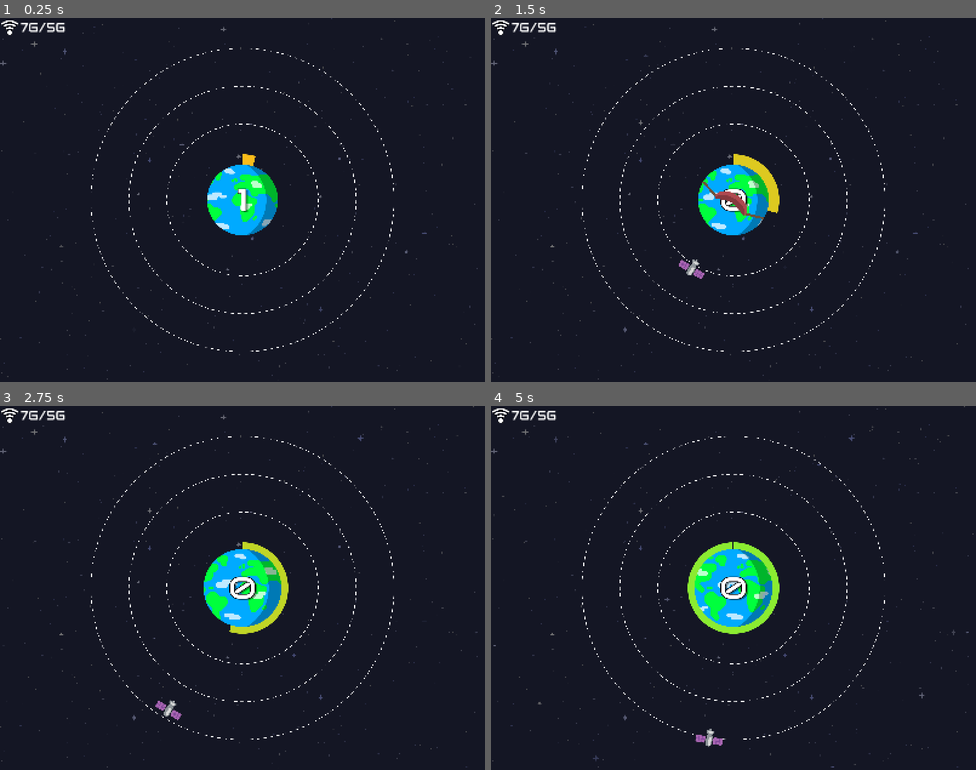
Above: before the commit, frames 1-4 (two rows, left to right).
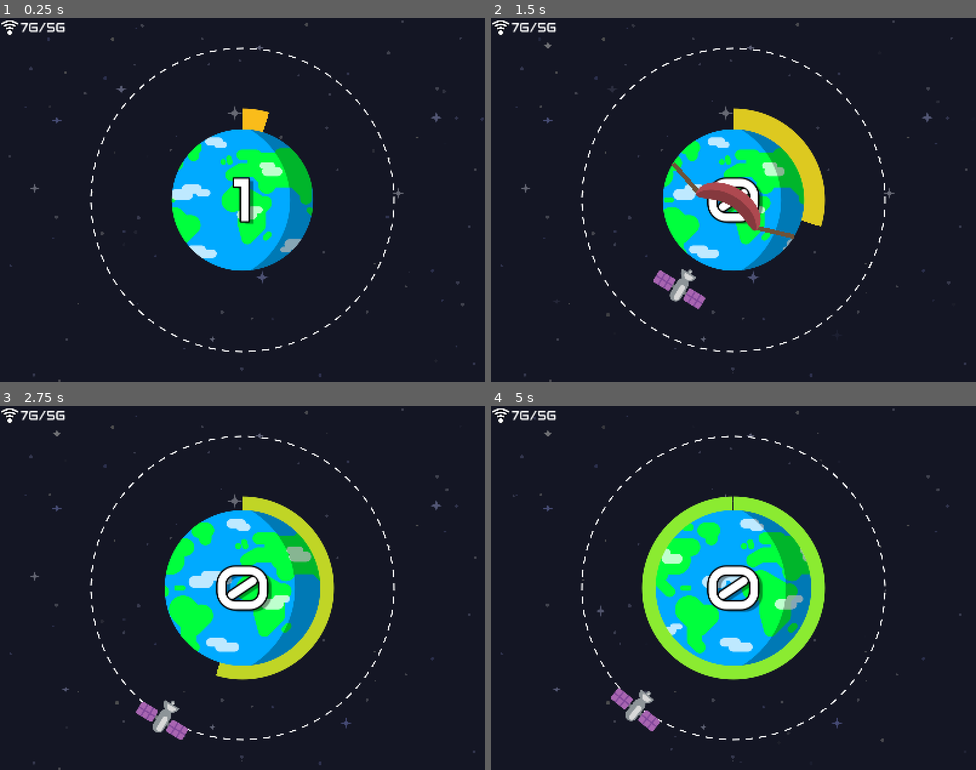
Above: after the commit, the same moments.

Repository: Andreas-R/GmtkJam2025
Game: Godot game, scene res://Scenes/Main.tscn
Same seed, same stepped clock (60 frames per second), same inputs: the game is played once before the commit and once after it.
Inputs (mouse positions are in pixels of both pictures, inside the frame that each line leads up to):
- Up to frame 1 (0.25 s): no input
- Up to frame 2 (1.5 s): drag from (733, 200) to (782, 119) at 0.52 s; drag from (733, 200) to (709, 272) at 1.27 s
- Up to frame 3 (2.75 s): move the mouse to (242, 588) at 2.02 s; click (242, 588) at 2.1 s
- Up to frame 4 (5 s): drag from (733, 588) to (588, 533) at 2.77 s; move the mouse to (879, 642) at 3.52 s; click (879, 642) at 3.6 s; drag from (588, 533) to (733, 588) at 4.27 s

The runs differ from the first frame. In frame 1, 10% of the frame differs, in the area x 0-100%, y 0-100%; in frame 2, 12%; in frame 3, 14%; in frame 4, 16%.

Commit message:
game manager

Diff:
--- a/gmtkjam2025/Prefabs/Camera2D.tscn
+++ b/gmtkjam2025/Prefabs/CameraController.tscn
@@ -1,6 +1,7 @@
-[gd_scene load_steps=6 format=3 uid="uid://bryjkwbk1skmu"]
+[gd_scene load_steps=7 format=3 uid="uid://bryjkwbk1skmu"]
 
 [ext_resource type="Texture2D" uid="uid://custneasqiux7" path="res://Sprites/star_1.png" id="1_0drfo"]
+[ext_resource type="Script" uid="uid://c32kbhr2fcshf" path="res://Scripts/CameraController.gd" id="1_kf85d"]
 [ext_resource type="Texture2D" uid="uid://bs6lf46xvrxr7" path="res://Sprites/star_2.png" id="2_63k0p"]
 
 [sub_resource type="Gradient" id="Gradient_a21cb"]
@@ -14,8 +15,8 @@
 [sub_resource type="Gradient" id="Gradient_8yga3"]
 colors = PackedColorArray(0.252, 0.2751, 0.45, 1, 0.45, 0.45, 0.45, 1)
 
-[node name="Camera2D" type="Camera2D"]
-zoom = Vector2(0.5, 0.5)
+[node name="CameraController" type="Camera2D"]
+script = ExtResource("1_kf85d")
 
 [node name="SmallStarsParticleSystem" type="CPUParticles2D" parent="."]
 z_index = -100
--- /dev/null
+++ b/gmtkjam2025/Prefabs/GameManager.tscn
@@ -0,0 +1,6 @@
+[gd_scene load_steps=2 format=3 uid="uid://cra3tmkk2l423"]
+
+[ext_resource type="Script" uid="uid://dpn10tlne5k0o" path="res://Scripts/GameManager.gd" id="1_4v1xe"]
+
+[node name="GameManager" type="Node2D"]
+script = ExtResource("1_4v1xe")
--- a/gmtkjam2025/Scenes/Main.tscn
+++ b/gmtkjam2025/Scenes/Main.tscn
@@ -1,21 +1,23 @@
-[gd_scene load_steps=6 format=3 uid="uid://bja7h30rfjpk8"]
+[gd_scene load_steps=7 format=3 uid="uid://bja7h30rfjpk8"]
 
-[ext_resource type="PackedScene" uid="uid://bryjkwbk1skmu" path="res://Prefabs/Camera2D.tscn" id="1_kln2b"]
+[ext_resource type="PackedScene" uid="uid://bryjkwbk1skmu" path="res://Prefabs/CameraController.tscn" id="1_kln2b"]
 [ext_resource type="PackedScene" uid="uid://jxwaqtrcn11h" path="res://Prefabs/Earth.tscn" id="1_r150o"]
+[ext_resource type="PackedScene" uid="uid://cra3tmkk2l423" path="res://Prefabs/GameManager.tscn" id="1_v1gob"]
 [ext_resource type="PackedScene" uid="uid://w6xw3gch4kb6" path="res://Prefabs/OrbitManager.tscn" id="2_idj7w"]
 [ext_resource type="PackedScene" uid="uid://de0u73wtib4ax" path="res://Prefabs/Asteroids/AsteroidSpawner.tscn" id="4_pbw6q"]
-[ext_resource type="PackedScene" path="res://Prefabs/UI.tscn" id="5_v1gob"]
+[ext_resource type="PackedScene" uid="uid://nobr0sqf3owg" path="res://Prefabs/UI.tscn" id="5_v1gob"]
 
 [node name="Main" type="Node2D"]
 
-[node name="Camera2D" parent="." instance=ExtResource("1_kln2b")]
+[node name="GameManager" parent="." instance=ExtResource("1_v1gob")]
+
+[node name="CameraController" parent="." instance=ExtResource("1_kln2b")]
 
 [node name="Earth" parent="." instance=ExtResource("1_r150o")]
 
 [node name="OrbitManager" parent="." instance=ExtResource("2_idj7w")]
 orbit_radius_offset = 500.0
 orbit_radius_distance = 250.0
-initial_orbits = 3
 
 [node name="AsteroidSpawner" parent="." instance=ExtResource("4_pbw6q")]
 
--- a/gmtkjam2025/Scenes/_Asteroids.tscn
+++ b/gmtkjam2025/Scenes/_Asteroids.tscn
@@ -1,7 +1,7 @@
 [gd_scene load_steps=6 format=3 uid="uid://crwvhx17ps27p"]
 
 [ext_resource type="PackedScene" uid="uid://jxwaqtrcn11h" path="res://Prefabs/Earth.tscn" id="1_14jdv"]
-[ext_resource type="PackedScene" uid="uid://bryjkwbk1skmu" path="res://Prefabs/Camera2D.tscn" id="1_a21cb"]
+[ext_resource type="PackedScene" uid="uid://bryjkwbk1skmu" path="res://Prefabs/CameraController.tscn" id="1_a21cb"]
 [ext_resource type="PackedScene" uid="uid://w6xw3gch4kb6" path="res://Prefabs/OrbitManager.tscn" id="2_a21cb"]
 [ext_resource type="PackedScene" uid="uid://de0u73wtib4ax" path="res://Prefabs/Asteroids/AsteroidSpawner.tscn" id="3_sm5vq"]
 [ext_resource type="PackedScene" uid="uid://nobr0sqf3owg" path="res://Prefabs/UI.tscn" id="5_sm5vq"]
--- a/gmtkjam2025/Scripts/Asteroids/AsteroidSpawner.gd
+++ b/gmtkjam2025/Scripts/Asteroids/AsteroidSpawner.gd
@@ -7,19 +7,19 @@
 @onready var orbitManager: OrbitManager = $/root/Main/OrbitManager
 @onready var timer: Timer = $Timer
 
-var spawnTime: float = 5.0;
+var spawn_time: float = 5.0;
 var last_angle: float = 0;
 
-func _ready() -> void:
+func init_spawner() -> void:
     last_angle = randf_range(0, 2 * PI)
-    start_timer(spawnTime)
+    start_timer(spawn_time)
 
 func start_timer(wait_time: float):
     timer.start(wait_time)
 
 func on_timer_timeout() -> void:
     spawn_asteroid_indicator()
-    start_timer(spawnTime)
+    start_timer(spawn_time)
 
 func spawn_asteroid_indicator():
     var number_of_orbits := orbitManager._orbits.size();
--- /dev/null
+++ b/gmtkjam2025/Scripts/CameraController.gd
@@ -0,0 +1,21 @@
+class_name CameraController
+
+extends Camera2D
+
+var zoom_tween: Tween
+
+@onready var orbit_manager: OrbitManager = $/root/Main/OrbitManager
+
+func tween_zoom(before_orbit_add = false, callback: Callable = func():):
+    var max_radius: float = orbit_manager.orbit_radius_offset + max(0, orbit_manager._orbits.size() - (0 if before_orbit_add else 1)) * orbit_manager.orbit_radius_distance
+    var zoom_factor := orbit_manager.orbit_radius_offset / max_radius
+
+    if zoom_factor == zoom.x:
+        return
+
+    if zoom_tween != null:
+        zoom_tween.kill()
+    zoom_tween = create_tween().set_ease(Tween.EASE_IN_OUT)
+    zoom_tween.tween_property(self, "zoom", Vector2(zoom_factor, zoom_factor), 1.0)
+    if callback != null:
+        zoom_tween.tween_callback(callback)
--- a/gmtkjam2025/Scripts/Earth/SatelliteCounter.gd
+++ b/gmtkjam2025/Scripts/Earth/SatelliteCounter.gd
@@ -11,12 +11,12 @@
 @onready var progress: TextureProgressBar = $Progress
 
 var satelliteCount: int = 1;
-var spawnTime: float = 5;
+var spawn_time: float = 5;
 var wobble_tween: Tween
 
 func _ready() -> void:
     update_counter()
-    start_timer(spawnTime)
+    start_timer(spawn_time)
 
 func _process(_delta: float):
     var t := (timer.wait_time - timer.time_left) / timer.wait_time
@@ -30,7 +30,7 @@
     satelliteCount += 1
     update_counter()
     wobble()
-    start_timer(spawnTime)
+    start_timer(spawn_time)
 
 func update_counter():
     counterLabel.text = str(satelliteCount)
--- a/gmtkjam2025/Scripts/Earth/Slingshot.gd
+++ b/gmtkjam2025/Scripts/Earth/Slingshot.gd
@@ -48,8 +48,9 @@
             place_band(band_1, band_1_end)
             place_band(band_2, band_2_end)
             var orbit := orbitManager.get_closest_orbit(global_position + dir.normalized() * dist * 5)
-            crosshair.global_position = global_position + dir.normalized() * orbit.radius
-            orbitManager.target_orbit(orbit)
+            if orbit != null:
+                crosshair.global_position = global_position + dir.normalized() * orbit.radius
+                orbitManager.target_orbit(orbit)
         SlingshotState.SHOOTING:
             place_band(band_1, band_1_end)
             place_band(band_2, band_2_end)
@@ -126,7 +127,8 @@
 
 func launch_satellite(orbit: Orbit):
     satellite.reparent(main)
-    satellite.target(crosshair.global_position, orbit)
+    if orbit != null:
+        satellite.target(crosshair.global_position, orbit)
     satellite = null
 
 func idle_slingshot():
--- /dev/null
+++ b/gmtkjam2025/Scripts/GameManager.gd
@@ -0,0 +1,31 @@
+class_name GameManager
+
+extends Node2D
+
+static var ORBIT_THRESHOLDS = [3, 8, 15, 25];
+static var ASTEROID_SPAWN_TIMES = [10.0, 9.0, 8.0, 7.0];
+
+@onready var camera_controller: CameraController = $/root/Main/CameraController
+@onready var orbit_manager: OrbitManager = $/root/Main/OrbitManager
+@onready var asteroid_spawner: AsteroidSpawner = $/root/Main/AsteroidSpawner
+
+func _ready() -> void:
+    call_deferred("start_game")
+
+func start_game() -> void:
+    orbit_manager.init_orbits()
+    camera_controller.tween_zoom()
+    asteroid_spawner.spawn_time = ASTEROID_SPAWN_TIMES[0]
+    asteroid_spawner.init_spawner()
+
+func check_for_next_orbit():
+    var orbit_count := orbit_manager._orbits.size()
+
+    if orbit_count > ORBIT_THRESHOLDS.size():
+        return
+
+    var satellite_count := orbit_manager.count_satellites()
+
+    if satellite_count >= ORBIT_THRESHOLDS[orbit_count - 1]:
+        camera_controller.tween_zoom(true, func(): orbit_manager.add_orbit())
+        asteroid_spawner.spawn_time = ASTEROID_SPAWN_TIMES[orbit_count - 1]
--- a/gmtkjam2025/Scripts/Orbit.gd
+++ b/gmtkjam2025/Scripts/Orbit.gd
@@ -10,7 +10,9 @@
     TARGETTED
 }
 
-@onready var _satellite_spacer_prefab: PackedScene = preload("res://Prefabs/SatelliteSpacer.tscn")
+static var _satellite_spacer_prefab: PackedScene = preload("res://Prefabs/SatelliteSpacer.tscn")
+
+@onready var game_manager: GameManager = $/root/Main/GameManager
 @onready var _donut_collider: DonutCollisionPolygon2D = $DonutCollider
 @onready var _satellite_container: Node = $Satellites
 
@@ -151,6 +153,7 @@
     attached_satellite.add_child(satellite_spacer)
     attached_satellite.reparent(_satellite_container)
     satellite_spacer.set_orbit_index(orbit_index)
+    game_manager.check_for_next_orbit()
 
 func on_slingshot_state_changed(slingshot_state: Slingshot.SlingshotState):
     _slingshot_state = slingshot_state
@@ -166,3 +169,6 @@
     _is_hovered = true
     if _slingshot_state != Slingshot.SlingshotState.AIMING:
         _change_state(OrbitState.HOVERED)
+
+func count_satellites() -> int:
+    return _satellite_container.get_child_count()
--- a/gmtkjam2025/Scripts/OrbitManager.gd
+++ b/gmtkjam2025/Scripts/OrbitManager.gd
@@ -2,24 +2,22 @@
 
 extends Node2D
 
-@onready var _orbit_prefab: PackedScene = preload("res://Prefabs/Orbit.tscn")
+static var _orbit_prefab: PackedScene = preload("res://Prefabs/Orbit.tscn")
+
 @onready var _slingshot: Slingshot = $/root/Main/Earth/Slingshot
 
 @export var orbit_radius_offset: float = 200
 @export var orbit_radius_distance: float = 100
-@export_range(1, 20) var initial_orbits: int = 2
+@export_range(1, 20) var initial_orbits: int = 1
 @export var min_satellite_spacing: float = 100.0
 
-var _orbits: Array
+var _orbits: Array = []
 
-func _ready() -> void:
+func init_orbits() -> void:
     _orbits = get_children().filter(func(c): return c is Orbit)
     if _orbits.size() < initial_orbits:
         for i in range(initial_orbits):
             add_orbit()
-
-func _process(_delta: float) -> void:
-    pass
 
 func add_orbit() -> void:
     var new_orbit: Orbit = _orbit_prefab.instantiate()
@@ -35,6 +33,9 @@
     _orbits.append(new_orbit)
 
 func get_closest_orbit(target_position: Vector2) -> Orbit:
+    if (_orbits.size() == 0):
+        return null
+
     var orbit_index = round(max(global_position.distance_to(target_position) - orbit_radius_offset, 0) / orbit_radius_distance)
     var closest_orbit = _orbits.get(clamp(orbit_index, 0, _orbits.size() - 1))
     return closest_orbit
@@ -50,3 +51,9 @@
     if orbit_index >= _orbits.size():
         return null
     return _orbits.get(orbit_index)
+
+func count_satellites() -> int:
+    var count := 0
+    for orbit in _orbits:
+        count += orbit.count_satellites()
+    return count
Not shown, added: gmtkjam2025/Scripts/CameraController.gd.uid
